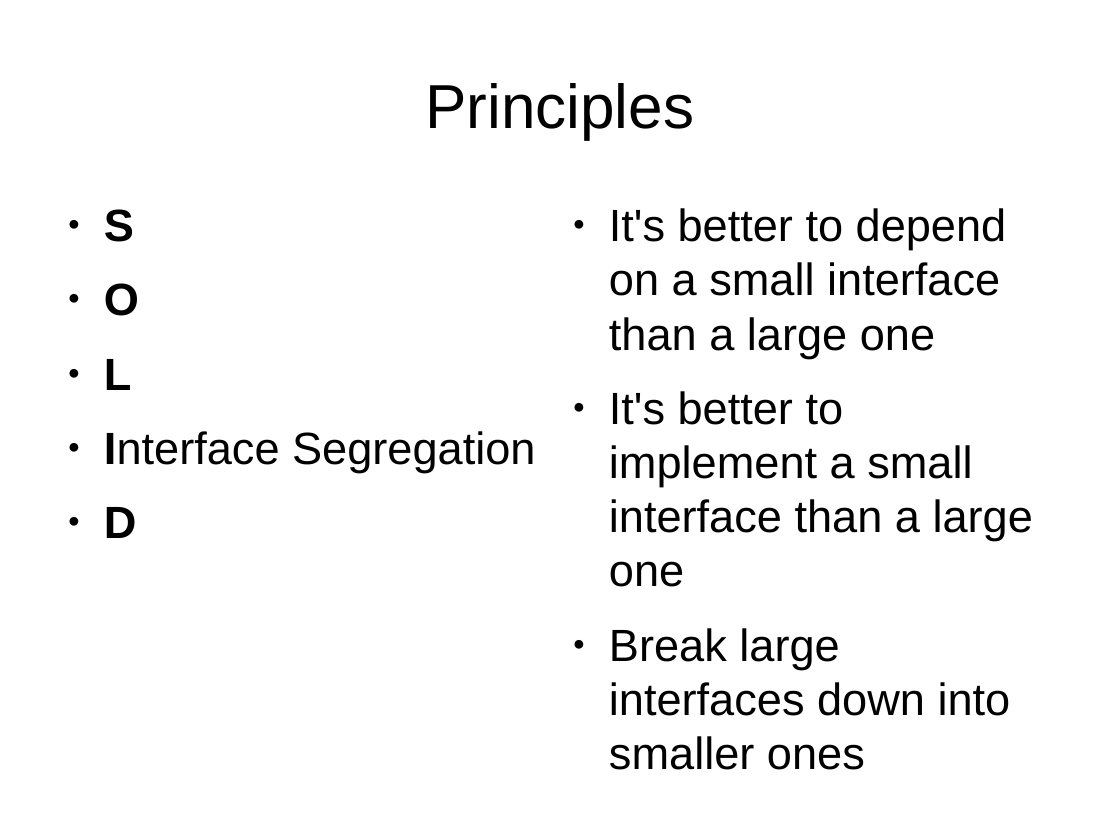
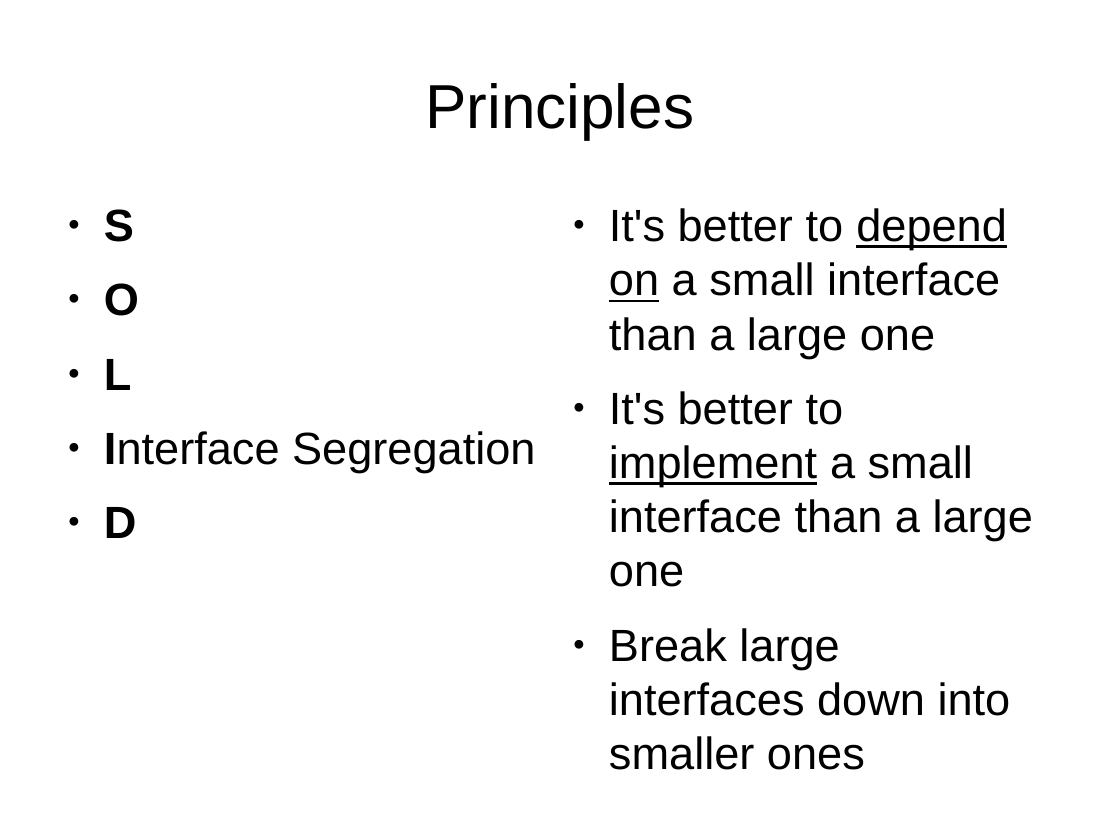
Before and after one commit to tonybaines/oo-design-principles, a slide deck: slide 21 of OO Design Workshop.pptx. Drawn at 1120x840 pixels with LibreOffice and Linux fonts; fonts in the diff are those of the drawing. Boxes give left, top, right and bottom in pixels: in the first picture for what was removed or moved away, otherwise in the second. Text is boxed around its words. In the diff, an @@ line names an element or a change of style, - is before the commit and + after.

```diff
--- a/OO Design Workshop.pptx
+++ b/OO Design Workshop.pptx
@@ text at bbox=[609, 208, 1033, 587]: underline on in "depend on", "implement" @@
```
Also in this commit, not shown: 11 other slides changed, 1 slide added.
